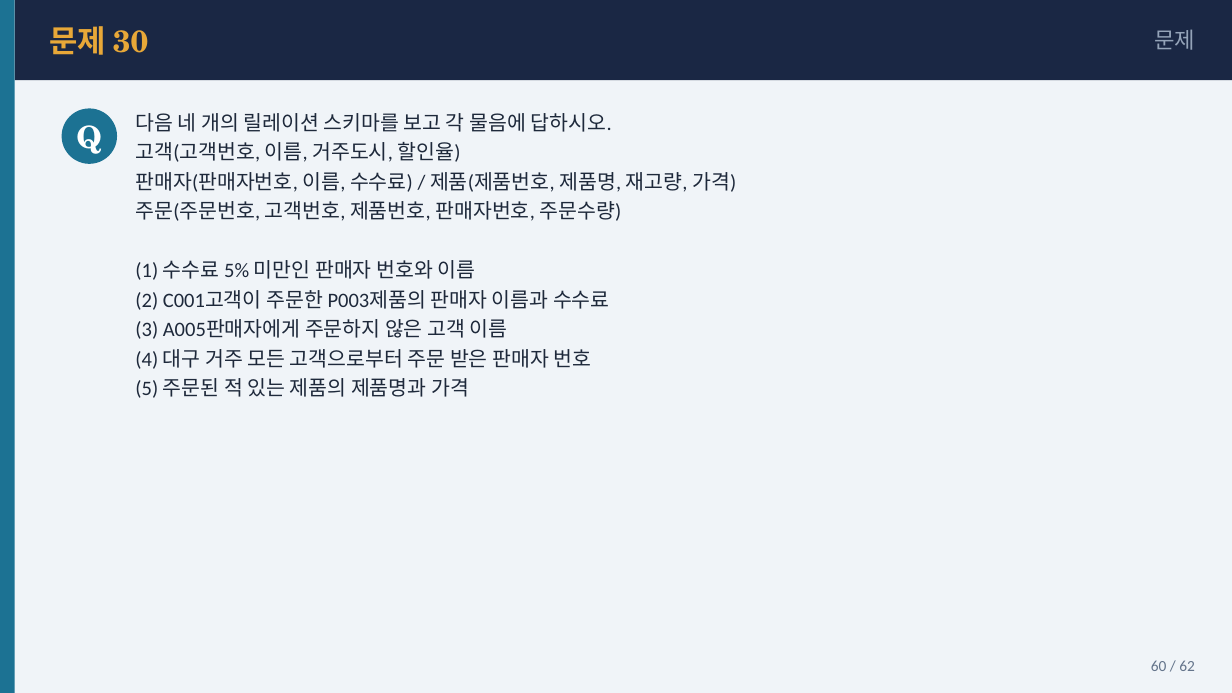
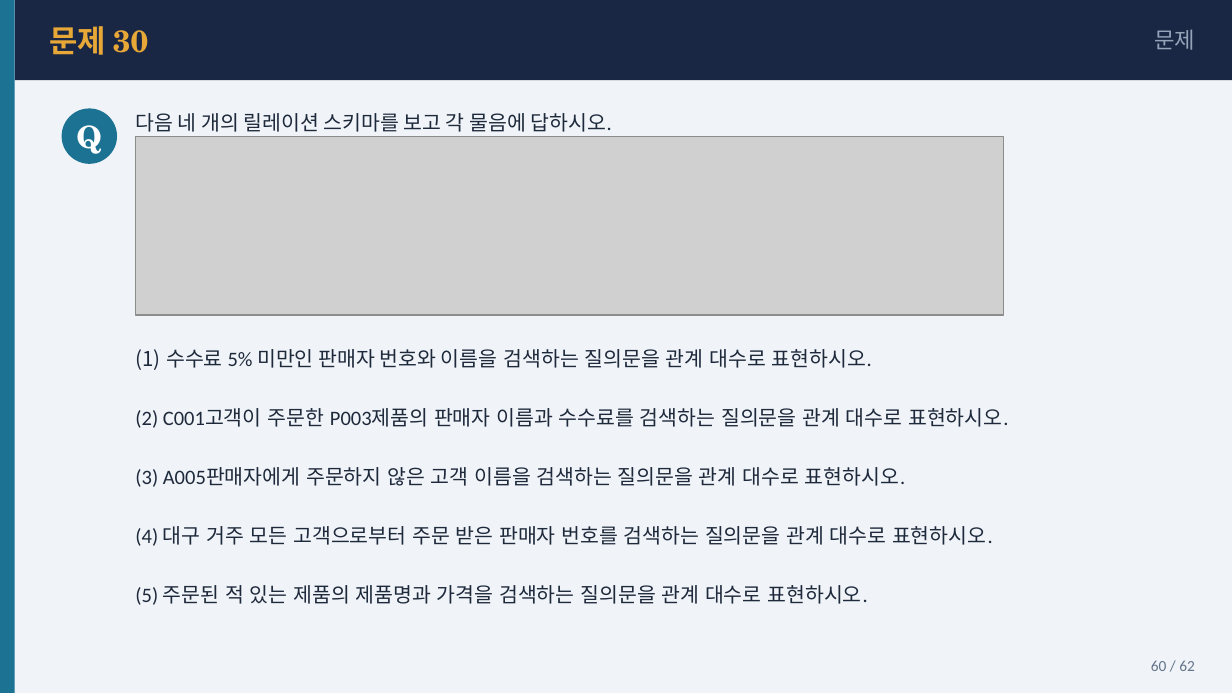
Before and after one commit to Sangdon-Park/Sangdon-Park.github.io, a slide deck: slide 61 of data/DB시스템/6장_연습문제_문제_정답.pptx (slide 60 before the commit). Drawn at 1232x693 pixels with LibreOffice and Linux fonts; fonts in the diff are those of the drawing; grey boxes stand for pictures. Boxes give left, top, right and bottom in pixels: in the first picture for what was removed or moved away, otherwise in the second. Text is boxed around its words. In the diff, an @@ line names an element or a change of style, - is before the commit and + after.

```diff
--- a/data/DB시스템/6장_연습문제_문제_정답.pptx
+++ b/data/DB시스템/6장_연습문제_문제_정답.pptx
@@ picture added at (136, 136, 1004, 314) @@
@@ text at (135, 349, 1008, 605): text changed @@
-고객(고객번호, 이름, 거주도시, 할인율)
-판매자(판매자번호, 이름, 수수료) / 제품(제품번호, 제품명, 재고량, 가격)
-주문(주문번호, 고객번호, 제품번호, 판매자번호, 주문수량)
-(1) 수수료 5% 미만인 판매자 번호와 이름
-(2) C001고객이 주문한 P003제품의 판매자 이름과 수수료
-(3) A005판매자에게 주문하지 않은 고객 이름
-(4) 대구 거주 모든 고객으로부터 주문 받은 판매자 번호
-(5) 주문된 적 있는 제품의 제품명과 가격
+(1) 수수료 5% 미만인 판매자 번호와 이름을 검색하는 질의문을 관계 대수로 표현하시오.
+(2) C001고객이 주문한 P003제품의 판매자 이름과 수수료를 검색하는 질의문을 관계 대수로 표현하시오.
+(3) A005판매자에게 주문하지 않은 고객 이름을 검색하는 질의문을 관계 대수로 표현하시오.
+(4) 대구 거주 모든 고객으로부터 주문 받은 판매자 번호를 검색하는 질의문을 관계 대수로 표현하시오.
+(5) 주문된 적 있는 제품의 제품명과 가격을 검색하는 질의문을 관계 대수로 표현하시오.
```
Also in this commit, not shown: 9 other slides changed, 3 slides added, 4 other files.
